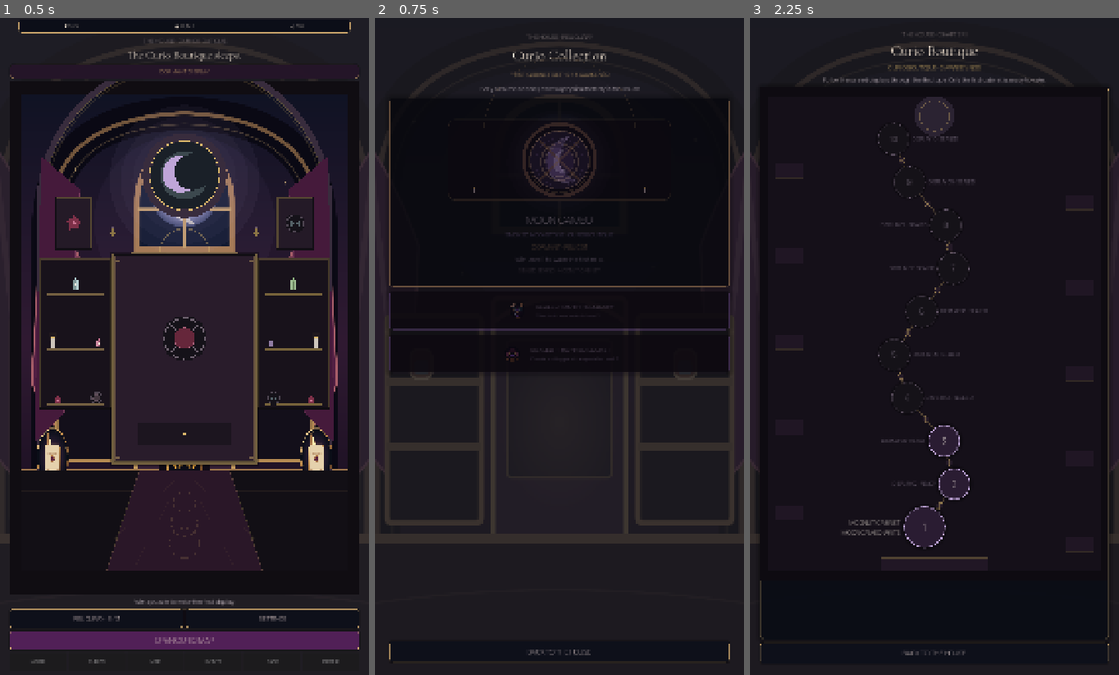
Above: before the commit, frames 1-3 (left to right).
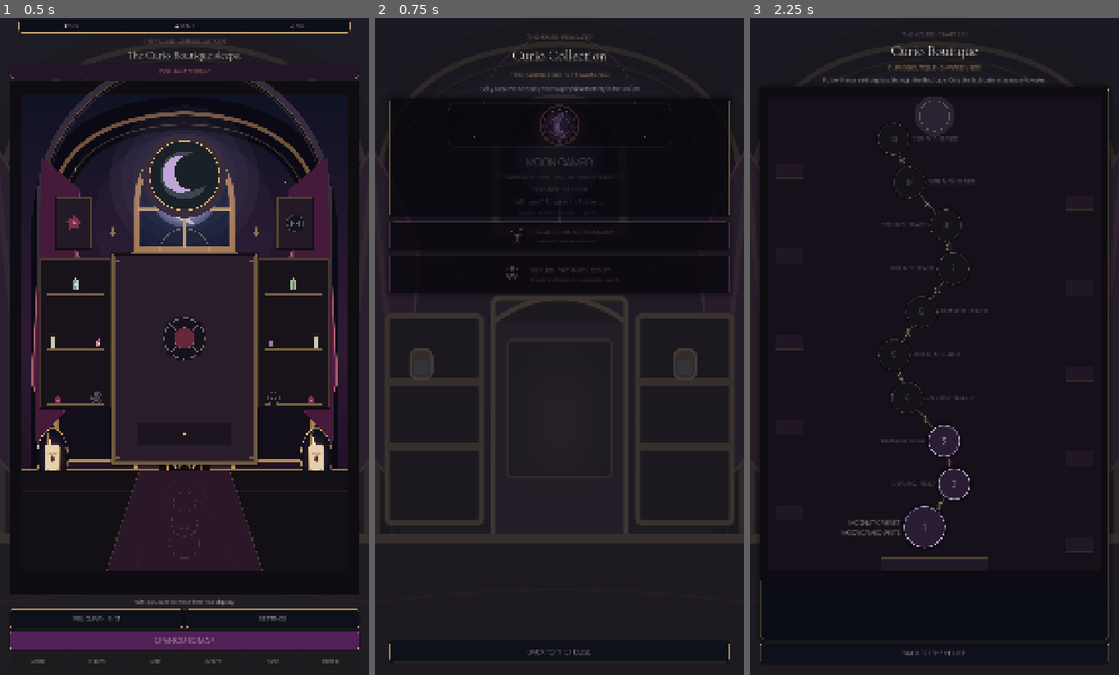
Above: after the commit, the same moments.

Repository: Jay-prodesign/akilta-match3
Game: Godot game, scene res://src/app/app_bootstrap.tscn
The game is run twice, just before and just after one commit, with the same random seed, the same clock (stepped at 60 frames per second) and the same inputs.
Inputs:
- Up to frame 1 (0.5 s): no input
- Up to frame 2 (0.75 s): click "RELIQUARY · 0 / 3" at 0.5 s
- Up to frame 3 (2.25 s): click "BACK TO THE HOUSE" at 1.25 s; click "OPEN CURIO MAP" at 2 s

Frame 1 is identical in both runs. In frame 2, 4.3% of the frame differs, in the area x 3-97%, y 12-54%; in frame 3, nothing differs.

Commit message:
fix(collection): fit three relic cards in mobile portrait layout

Diff:
--- a/src/ui/collection/curio_collection.tscn
+++ b/src/ui/collection/curio_collection.tscn
@@ -92,7 +92,7 @@
 alignment = 0
 
 [node name="MoonCard" type="PanelContainer" parent="Layout/Cards"]
-custom_minimum_size = Vector2(0, 550)
+custom_minimum_size = Vector2(0, 300)
 layout_mode = 2
 theme_override_styles/panel = SubResource("Card")
 
@@ -102,7 +102,7 @@
 alignment = 1
 
 [node name="RitualArt" type="Control" parent="Layout/Cards/MoonCard/Content"]
-custom_minimum_size = Vector2(0, 290)
+custom_minimum_size = Vector2(0, 155)
 layout_mode = 2
 mouse_filter = 2
 script = ExtResource("2_cameo")
@@ -146,7 +146,7 @@
 horizontal_alignment = 1
 
 [node name="Slot2" type="PanelContainer" parent="Layout/Cards"]
-custom_minimum_size = Vector2(0, 112)
+custom_minimum_size = Vector2(0, 84)
 layout_mode = 2
 theme_override_styles/panel = SubResource("Sealed")
 
